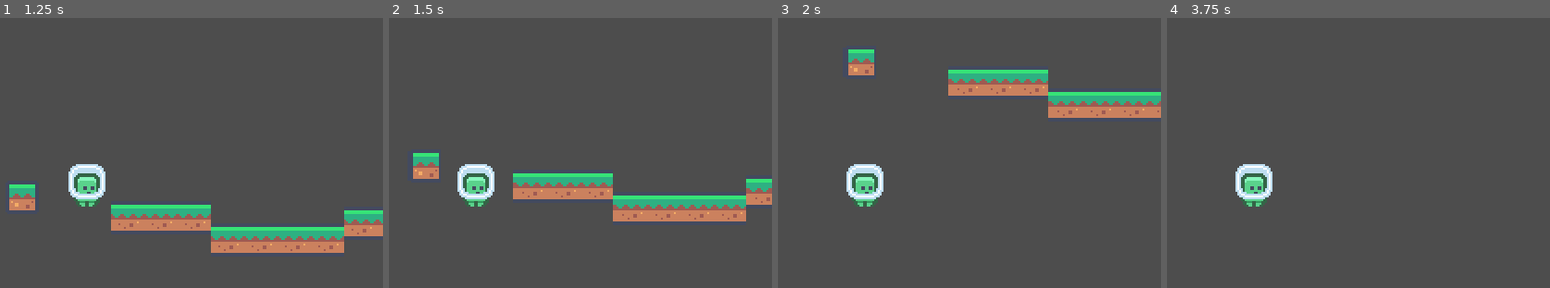
Above: before the commit, frames 1-4 (left to right).
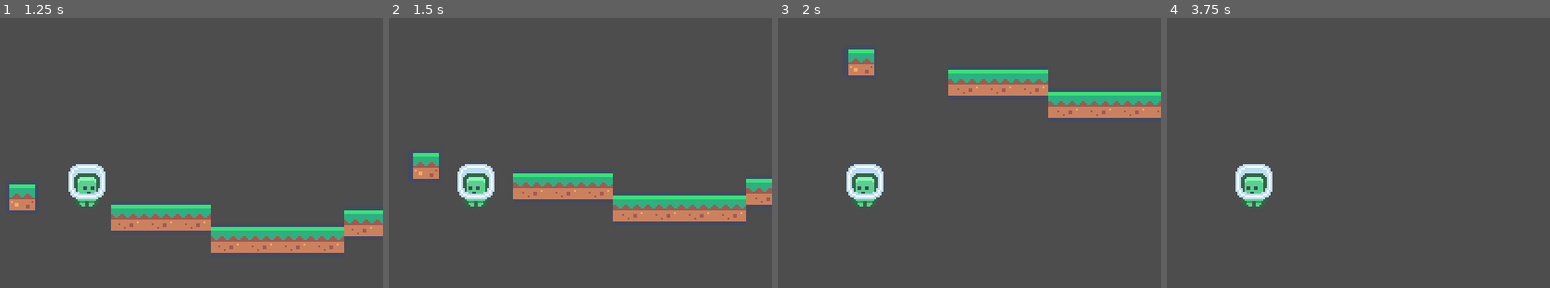
Above: after the commit, the same moments.

Repository: platz-halter/mario_clone
Game: Godot game, scene res://world.tscn
The game is run twice, just before and just after one commit, with the same random seed, the same clock (stepped at 60 frames per second) and the same inputs.
Inputs:
- Up to frame 1 (1.25 s): tap Enter at 0.5 s; hold Right (ui_right) from 0.53 s (still down)
- Up to frame 2 (1.5 s): release Right (ui_right) at 1.28 s; hold Left (ui_left) from 1.28 s (still down)
- Up to frame 3 (2 s): keep holding Left (ui_left)
- Up to frame 4 (3.75 s): release Left (ui_left) at 2.03 s; hold Right (ui_right) 2.03-2.78 s; tap Space at 2.75 s; hold Up (ui_up) 2.78-3.53 s; tap Enter at 3.5 s; hold Left (ui_left) from 3.53 s (still down)

Frame 1 is identical in both runs. In frame 2, less than 0.1% of the frame differs, in the area x 19-27%, y 62-69%; in frame 3, less than 0.1%; in frame 4, less than 0.1%.

Commit message:
remade sprite rotation

Diff:
--- a/player.gd
+++ b/player.gd
@@ -12,8 +12,10 @@
 
 	if Input.is_action_pressed("ui_right"):
 		velocity.x = max_speed
+		$player_sprites.flip_h = true
 	elif Input.is_action_pressed("ui_left"):
 		velocity.x = -max_speed
+		$player_sprites.flip_h = false
 	else:
 		velocity.x = 0
 
